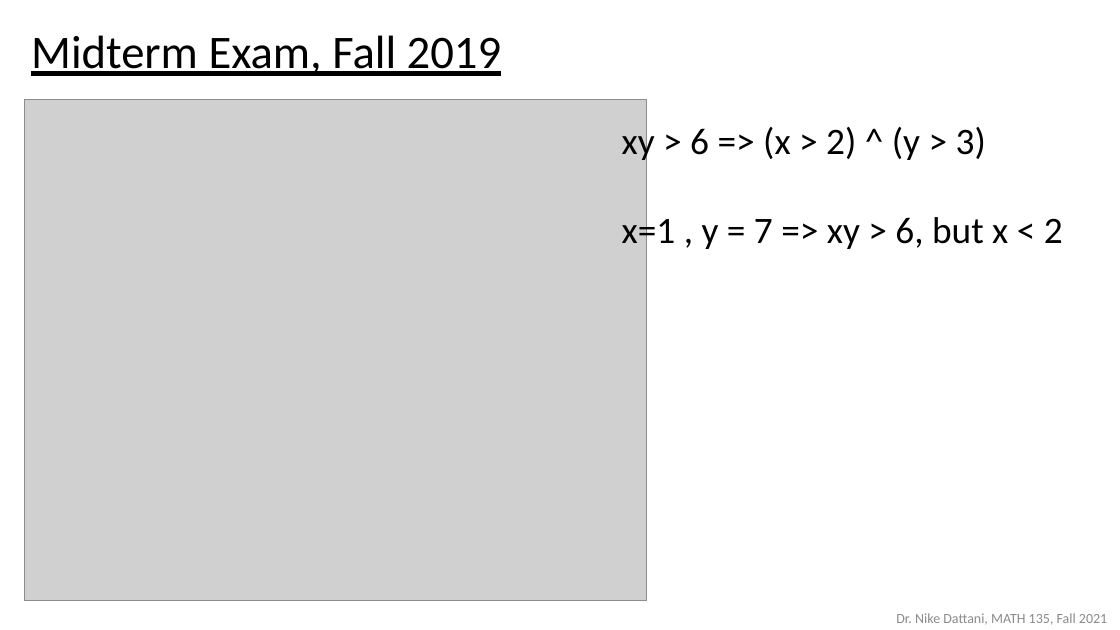
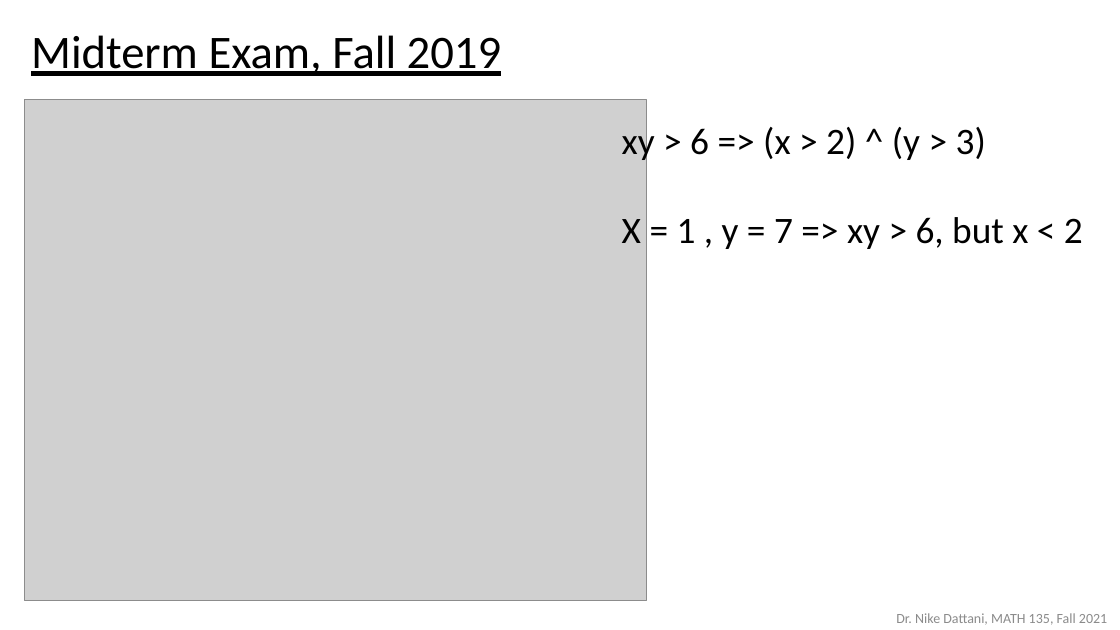
Before and after one commit to ndattani/Lecture_Notes, a slide deck: slide 5 of University_of_Waterloo/Fall_2021/MATH135/UW_Fall2021_MATH135_Lecture9.pptx. Drawn at 1120x630 pixels with LibreOffice and Linux fonts; fonts in the diff are those of the drawing; grey boxes stand for pictures. Boxes give left, top, right and bottom in pixels: in the first picture for what was removed or moved away, otherwise in the second. Text is boxed around its words. In the diff, an @@ line names an element or a change of style, - is before the commit and + after.

```diff
--- a/University_of_Waterloo/Fall_2021/MATH135/UW_Fall2021_MATH135_Lecture9.pptx
+++ b/University_of_Waterloo/Fall_2021/MATH135/UW_Fall2021_MATH135_Lecture9.pptx
@@ text at bbox=[622, 217, 1083, 249]: text changed @@
-x=1 , y = 7 => xy > 6, but x < 2
+X = 1 , y = 7 => xy > 6, but x < 2
```
Also in this commit, not shown: 5 other slides changed, 2 slides removed.
